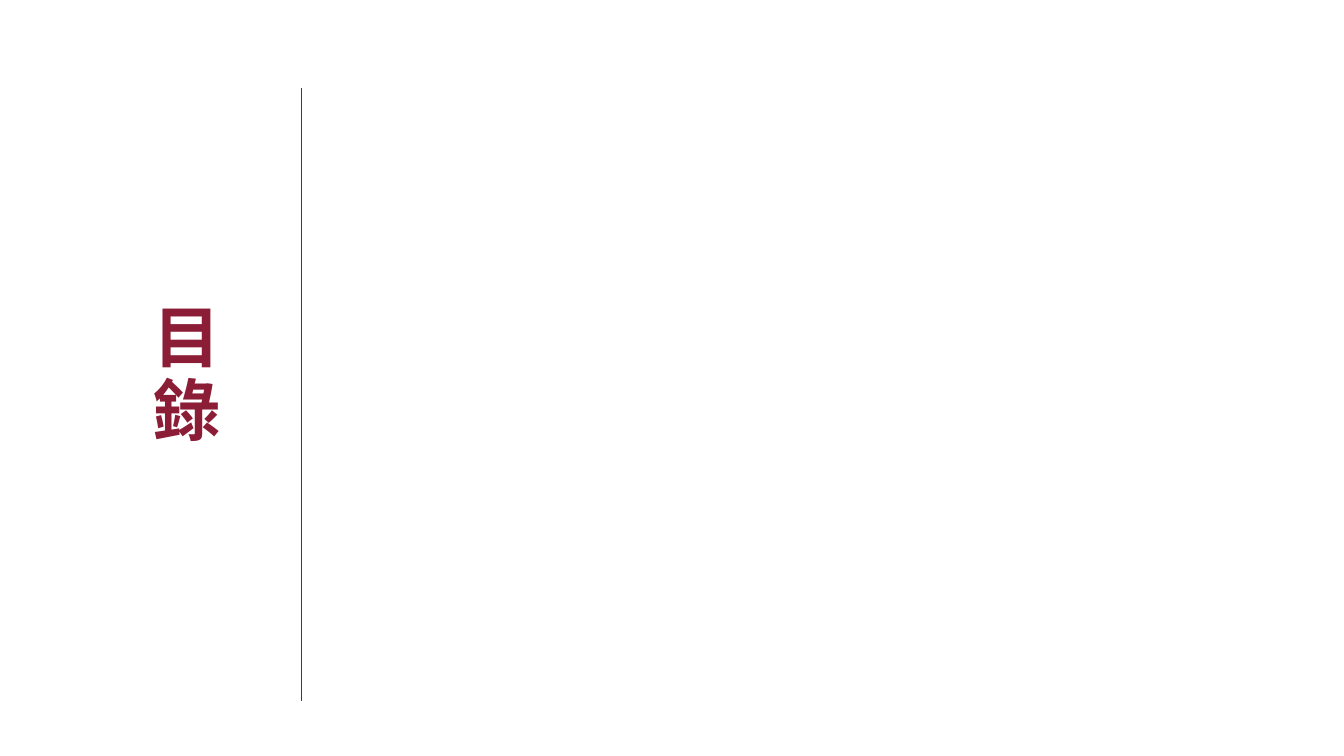
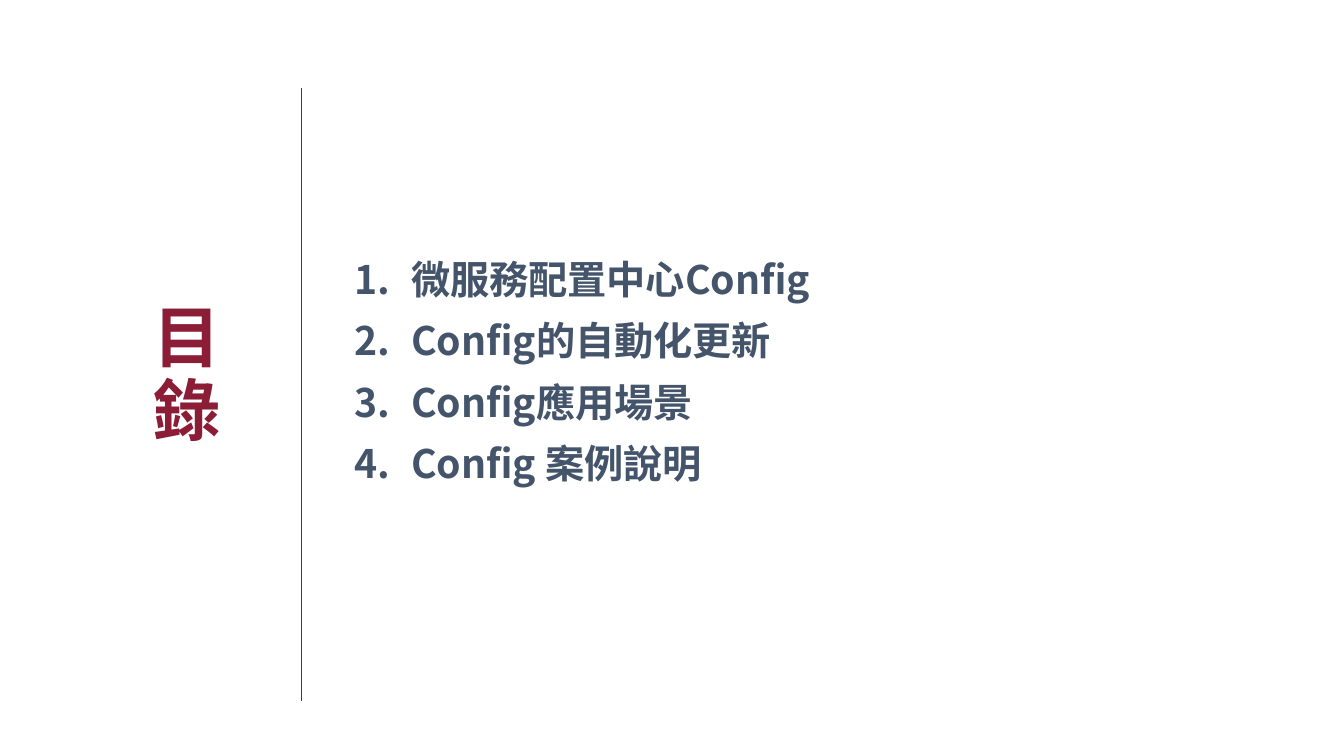
Before and after one commit to xiauchen/4__ConfigAndConsul, a slide deck: slide 2 of 空白PPT.pptx. Drawn at 1344x756 pixels with LibreOffice and Linux fonts; fonts in the diff are those of the drawing; background and template pictures are left out. Boxes give left, top, right and bottom in pixels: in the first picture for what was removed or moved away, otherwise in the second. Text is boxed around its words. In the diff, an @@ line names an element or a change of style, - is before the commit and + after.

```diff
--- a/空白PPT.pptx
+++ b/空白PPT.pptx
@@ text added at (411, 260, 810, 488), 28 pt, text #44546A, bold @@
+1. 微服務配置中心Config
+2. Config的自動化更新
+3. Config應用場景
+4. Config 案例說明
```
Also in this commit, not shown: 16 other slides changed, 5 slides added.
